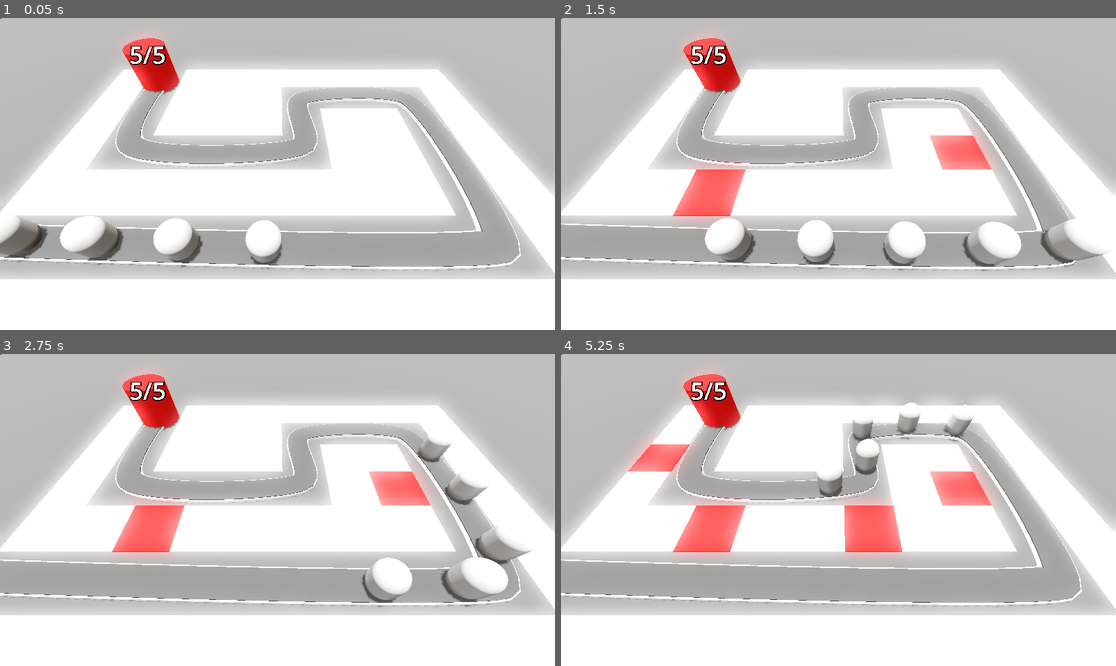
Above: before the commit, frames 1-4 (two rows, left to right).
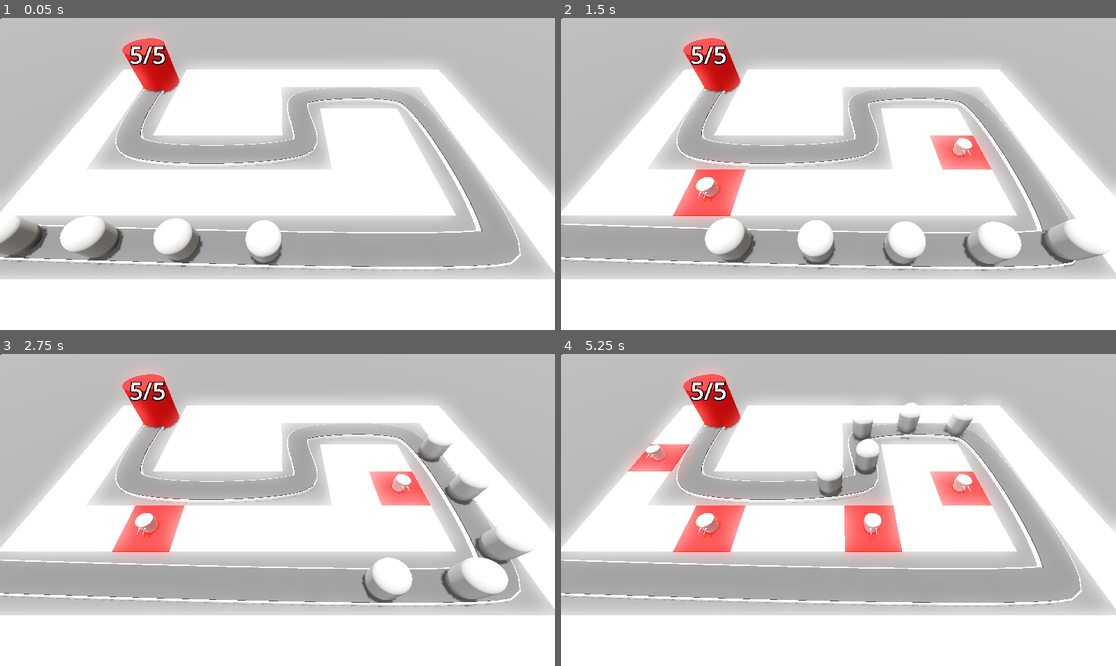
Above: after the commit, the same moments.

Repository: fbcs-jourdan/Barbarian-Blaster
Game: Godot game, scene res://base_level.tscn
The game is run twice, just before and just after one commit, with the same random seed, the same clock (stepped at 60 frames per second) and the same inputs.
Inputs (mouse positions are in pixels of both pictures, inside the frame that each line leads up to):
- Up to frame 1 (0.05 s): no input
- Up to frame 2 (1.5 s): move the mouse to (960, 158) at 0.52 s; click (960, 158) at 0.6 s; move the mouse to (727, 189) at 1.27 s; click (727, 189) at 1.35 s
- Up to frame 3 (2.75 s): move the mouse to (333, 441) at 2.02 s; click (333, 441) at 2.1 s
- Up to frame 4 (5.25 s): move the mouse to (810, 572) at 2.77 s; click (810, 572) at 2.85 s; move the mouse to (1005, 556) at 3.52 s; click (1005, 556) at 3.6 s; move the mouse to (672, 463) at 4.27 s; click (672, 463) at 4.35 s; move the mouse to (866, 510) at 5.02 s; click (866, 510) at 5.1 s

The runs differ from the first frame. In frame 2, 0.4% of the frame differs, in the area x 24-75%, y 38-59%; in frame 3, 0.4%; in frame 4, 0.7%, in the area x 15-75%, y 28-60%.

Commit message:
add turrets and build_turret

Diff:
--- a/barbarian-blaster/RayPickerCamera/ray_picker_camera.gd
+++ b/barbarian-blaster/RayPickerCamera/ray_picker_camera.gd
@@ -1,6 +1,7 @@
 extends Camera3D
 
 @export var gridmap : GridMap
+@export var turret_manager : TurretManager
 
 @onready var ray_cast_3d: RayCast3D = $RayCast3D
 
@@ -23,5 +24,7 @@
 			if Input.is_action_just_pressed("click"):
 				if gridmap.get_cell_item(cell) == 0:
 					gridmap.set_cell_item(cell, 1)
+					var tile_position = gridmap.map_to_local(cell)
+					turret_manager.build_turret(tile_position)
 	else:
 		Input.set_default_cursor_shape(Input.CURSOR_ARROW)
--- a/barbarian-blaster/base_level.tscn
+++ b/barbarian-blaster/base_level.tscn
@@ -1,9 +1,10 @@
-[gd_scene load_steps=12 format=3 uid="uid://b0hp12i56too8"]
+[gd_scene load_steps=13 format=3 uid="uid://b0hp12i56too8"]
 
 [ext_resource type="PackedScene" uid="uid://b5o6vtfubadqe" path="res://RayPickerCamera/ray_picker_camera.tscn" id="1_3o4py"]
 [ext_resource type="MeshLibrary" uid="uid://5x7oriesm1n5" path="res://MeshLibraries/space_library.tres" id="1_bo3yr"]
 [ext_resource type="PackedScene" uid="uid://po5q17b0v621" path="res://Enemy/enemy.tscn" id="2_5vx1e"]
 [ext_resource type="PackedScene" uid="uid://bjm3aimmxm1mh" path="res://base/base.tscn" id="3_eesb3"]
+[ext_resource type="PackedScene" uid="uid://bbobhpo7aul2n" path="res://turretmanager/turret_manager.tscn" id="5_ftfrf"]
 
 [sub_resource type="ProceduralSkyMaterial" id="ProceduralSkyMaterial_bo3yr"]
 sky_top_color = Color(0.9, 0.9, 0.9, 1)
@@ -48,9 +49,10 @@
 size = Vector3(100, 2, 100)
 material = SubResource("StandardMaterial3D_bo3yr")
 
-[node name="RayPickerCamera" parent="." node_paths=PackedStringArray("gridmap") instance=ExtResource("1_3o4py")]
+[node name="RayPickerCamera" parent="." node_paths=PackedStringArray("gridmap", "turret_manager") instance=ExtResource("1_3o4py")]
 transform = Transform3D(1, 0, 0, 0, 0.58495766, 0.8110638, 0, -0.8110638, 0.58495766, -0.45750427, 13.234287, 9.935203)
 gridmap = NodePath("../GridMap")
+turret_manager = NodePath("../TurretManager")
 
 [node name="GridMap" type="GridMap" parent="."]
 mesh_library = ExtResource("1_bo3yr")
@@ -109,10 +111,10 @@
 material = SubResource("StandardMaterial3D_eesb3")
 
 [node name="Enemy" parent="Path3D" instance=ExtResource("2_5vx1e")]
-transform = Transform3D(-0.036311097, 0, -0.99932605, 0, 0.9999896, 0, 0.99930495, 0, -0.03631186, -21.707115, 0, 5.6609335)
+transform = Transform3D(-0.036311086, 0, -0.99932605, 0, 0.9999896, 0, 0.99930465, 0, -0.03631186, -21.707115, 0, 5.6609335)
 
 [node name="Enemy2" parent="Path3D" instance=ExtResource("2_5vx1e")]
-transform = Transform3D(-0.032203656, 0, -0.99946606, 0, 0.9999896, 0, 0.99944496, 0, -0.032204337, -16.710047, 0, 5.830087)
+transform = Transform3D(-0.03220365, 0, -0.99946576, 0, 0.9999896, 0, 0.99944466, 0, -0.032204326, -16.710047, 0, 5.830087)
 progress = 5.0
 
 [node name="Enemy3" parent="Path3D" instance=ExtResource("2_5vx1e")]
@@ -130,4 +132,4 @@
 [node name="Base" parent="." instance=ExtResource("3_eesb3")]
 transform = Transform3D(1, 0, 0, 0, 1, 0, 0, 0, 1, -14.136696, 0, -12.798513)
 
-[node name="TurretManager" type="Node3D" parent="."]
+[node name="TurretManager" parent="." instance=ExtResource("5_ftfrf")]
--- /dev/null
+++ b/barbarian-blaster/turretmanager/turret_manager.gd
@@ -0,0 +1,9 @@
+extends Node3D
+class_name TurretManager
+
+@export var turret : PackedScene
+
+func build_turret(position:Vector3) -> void:
+	var new_turret = turret.instantiate()
+	add_child(new_turret)
+	new_turret.global_position = position
--- /dev/null
+++ b/barbarian-blaster/turretmanager/turret_manager.tscn
@@ -0,0 +1,8 @@
+[gd_scene load_steps=3 format=3 uid="uid://bbobhpo7aul2n"]
+
+[ext_resource type="Script" uid="uid://bina53t7yn7mr" path="res://turretmanager/turret_manager.gd" id="1_em2gr"]
+[ext_resource type="PackedScene" uid="uid://cffd2m2hhbgm5" path="res://turret/turret.tscn" id="2_vedvs"]
+
+[node name="TurretManager" type="Node3D"]
+script = ExtResource("1_em2gr")
+turret = ExtResource("2_vedvs")
Not shown, added: barbarian-blaster/turretmanager/turret_manager.gd.uid
